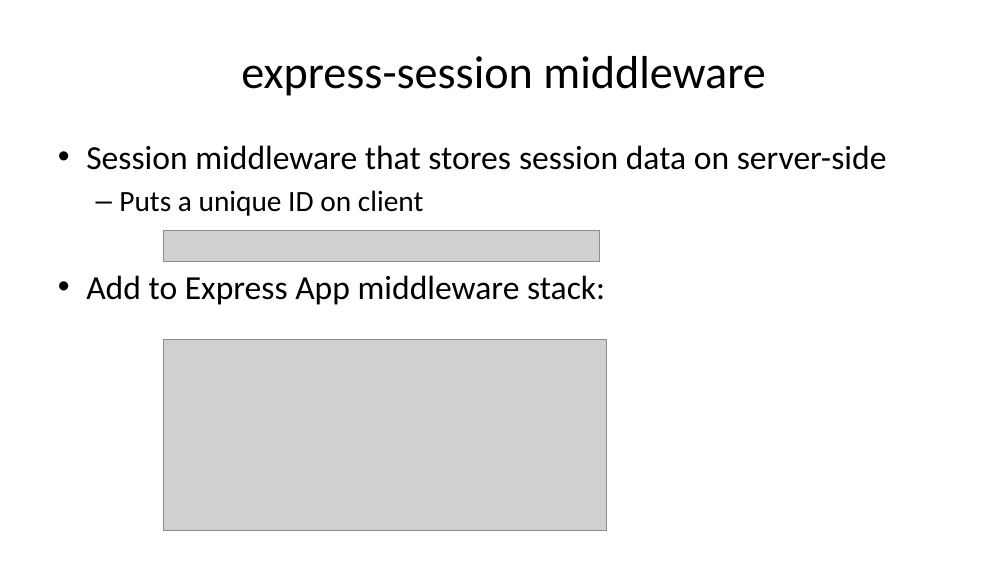
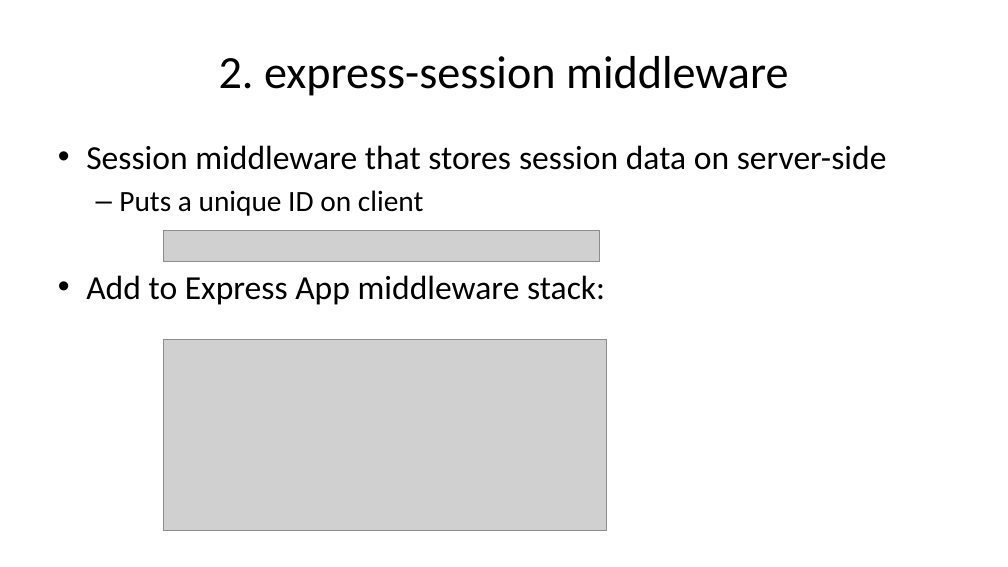
Before and after one commit to diarmuidoconnor/wad2, a slide deck: slide 39 of topic09/talk-0/mongoDB-2020.pptx (slide 38 before the commit). Drawn at 1008x567 pixels with LibreOffice and Linux fonts; fonts in the diff are those of the drawing; grey boxes stand for pictures. Boxes give left, top, right and bottom in pixels: in the first picture for what was removed or moved away, otherwise in the second. Text is boxed around its words. In the diff, an @@ line names an element or a change of style, - is before the commit and + after.

```diff
--- a/topic09/talk-0/mongoDB-2020.pptx
+++ b/topic09/talk-0/mongoDB-2020.pptx
@@ title at (219, 56, 788, 96): text changed @@
-express-session middleware
+2. express-session middleware
```
Also in this commit, not shown: 12 other slides changed, 2 slides added, 3 slides removed, 23 other files.
